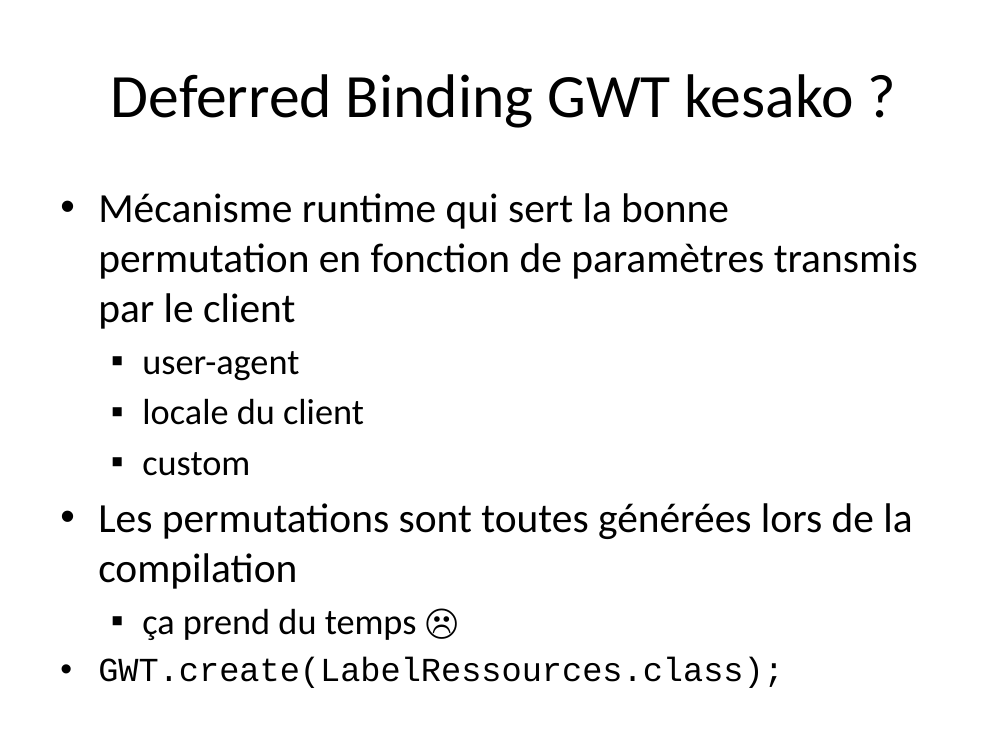
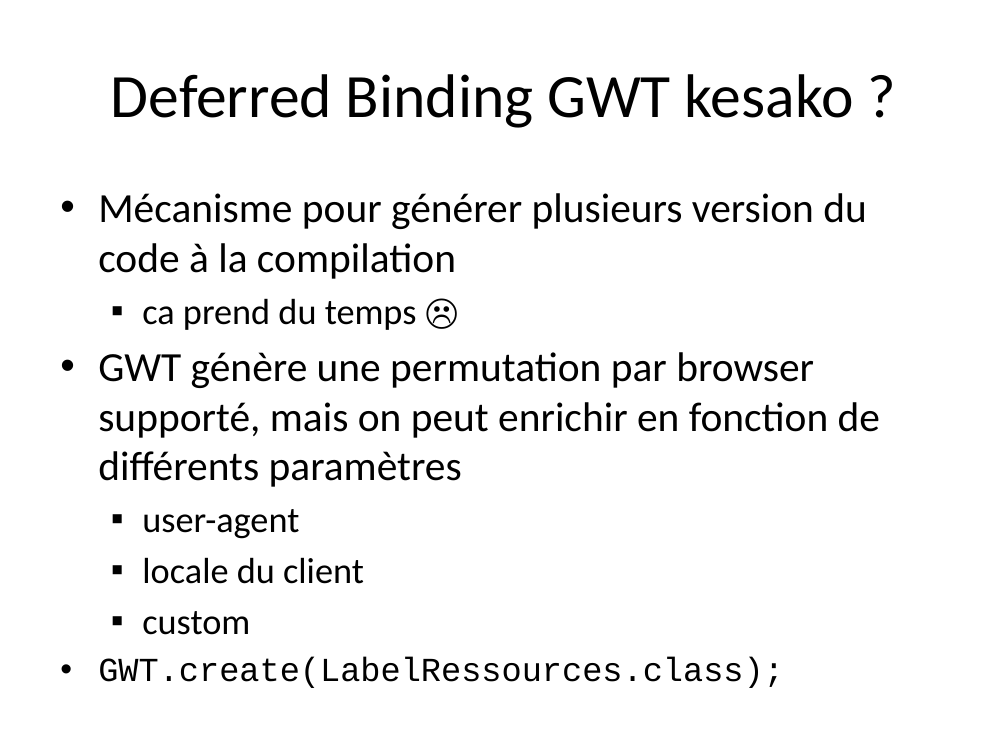
Before and after one commit to dbaeli/ez18n, a slide deck: slide 16 of ez18n-slides/ez18n_hands_on.pptx. Drawn at 1008x756 pixels with LibreOffice and Linux fonts; fonts in the diff are those of the drawing; background and template pictures are left out. Boxes give left, top, right and bottom in pixels: in the first picture for what was removed or moved away, otherwise in the second. Text is boxed around its words. In the diff, an @@ line names an element or a change of style, - is before the commit and + after.

Commit message:
fixed a few typo

```diff
--- a/ez18n-slides/ez18n_hands_on.pptx
+++ b/ez18n-slides/ez18n_hands_on.pptx
@@ text at (98, 193, 880, 487): text changed @@
-• Mécanisme runtime qui sert la bonne permutation en fonction de paramètres transmis par le client
+• Mécanisme pour générer plusieurs version du code à la compilation
+  ▪ ca prend du temps ☹
+• GWT génère une permutation par browser supporté, mais on peut enrichir en fonction de différents paramètres
@@ text at (98, 503, 912, 640): paragraphs removed @@
-• Les permutations sont toutes générées lors de la compilation
-  ▪ ça prend du temps ☹
```
Also in this commit, not shown: 5 other slides changed.
